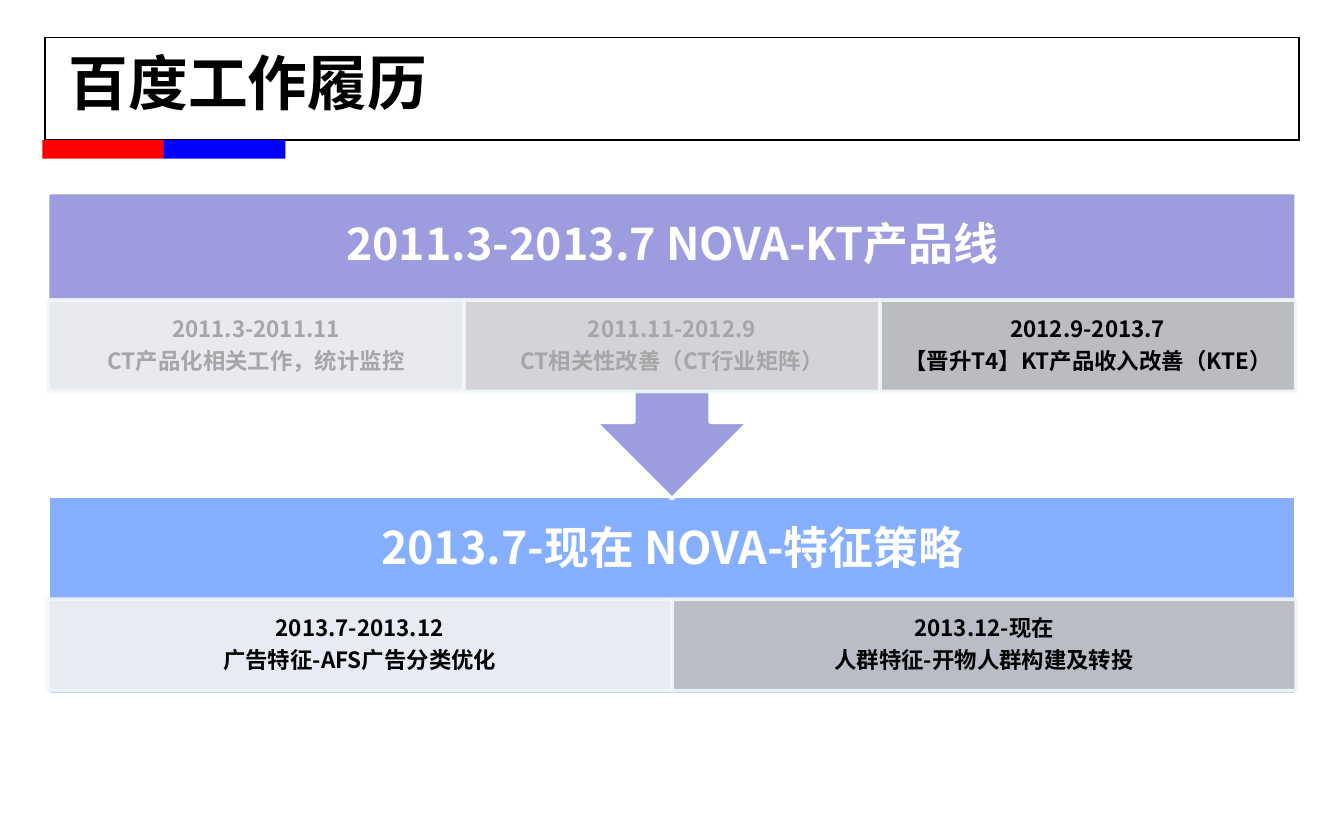
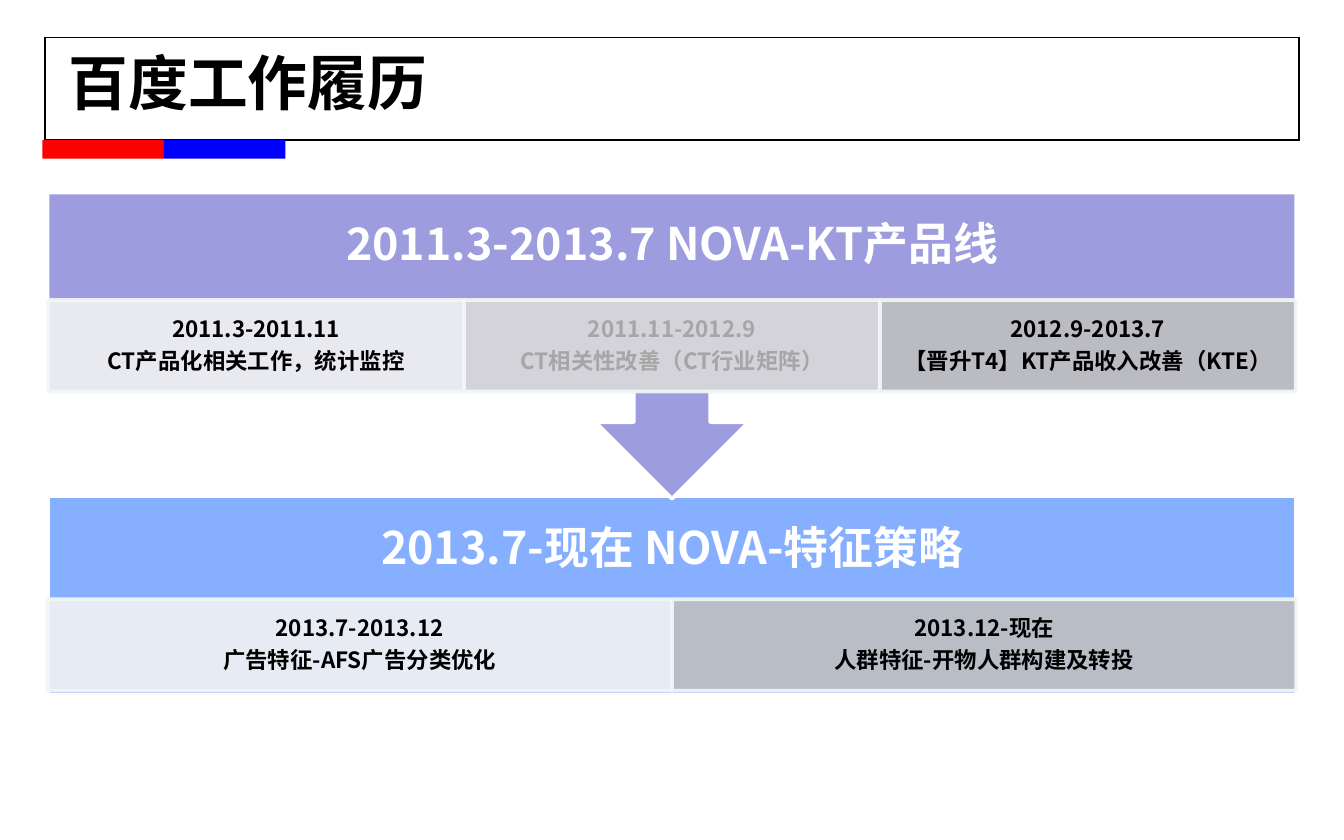
Before and after one commit to alexxyjiang/baidu-tech-report, a slide deck: slide 2 of For T5/蒋学渊_2015年春工作述职.pptx. Drawn at 1344x840 pixels with LibreOffice and Linux fonts; fonts in the diff are those of the drawing; background and template pictures are left out. Boxes give left, top, right and bottom in pixels: in the first picture for what was removed or moved away, otherwise in the second. Text is boxed around its words. In the diff, an @@ line names an element or a change of style, - is before the commit and + after.

```diff
--- a/For T5/蒋学渊_2015年春工作述职.pptx
+++ b/For T5/蒋学渊_2015年春工作述职.pptx
@@ text "2011.3-2011.11" at [108, 320, 405, 372]: text colour #A6A6A6 to #000000 @@
```
Also in this commit, not shown: 8 other slides changed, 2 slides added, 4 slides removed, 11 other files.
